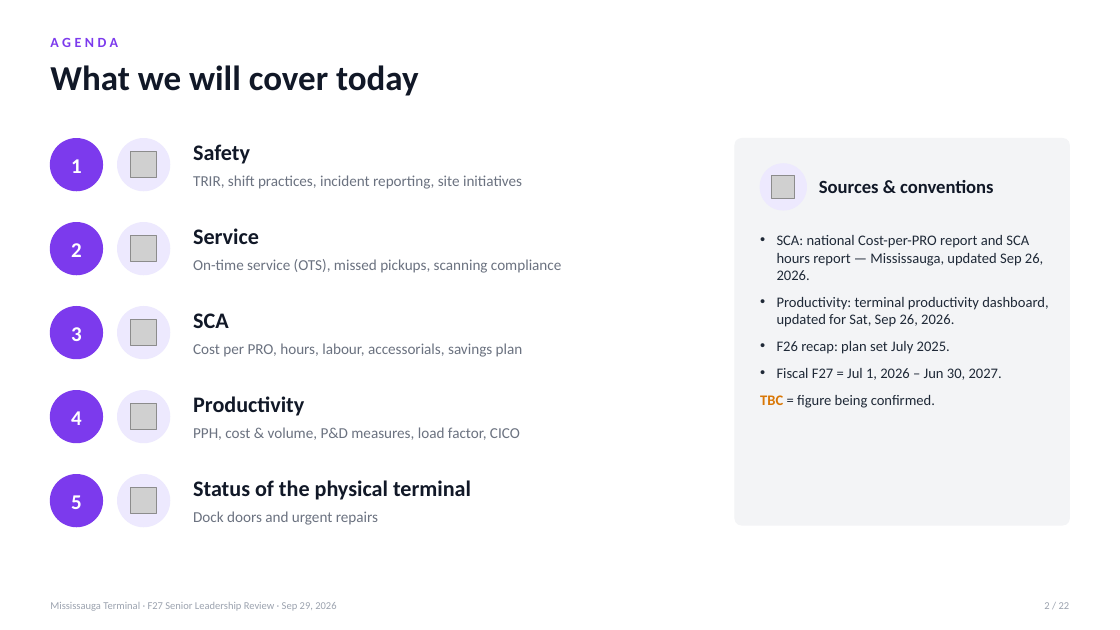
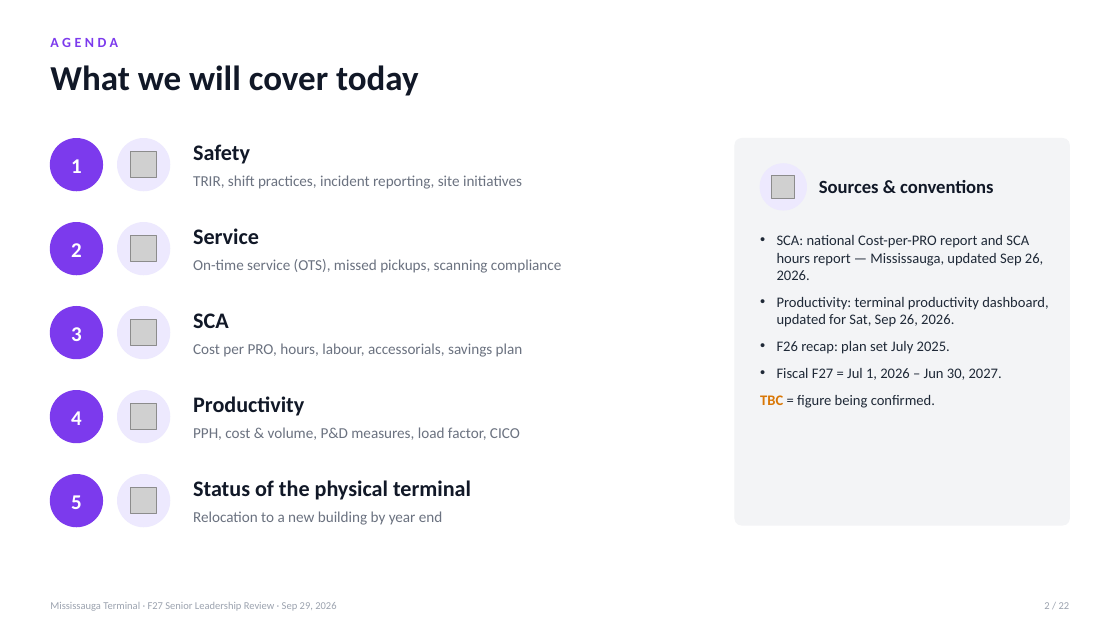
Before and after one commit to FuoriclasseX/mississauga-terminal-f26-cost-transformation-dashboard, a slide deck: slide 2 of presentation/Mississauga_F27_Leadership_Review_Sep29.pptx. Drawn at 1120x630 pixels with LibreOffice and Linux fonts; fonts in the diff are those of the drawing; grey boxes stand for pictures. Boxes give left, top, right and bottom in pixels: in the first picture for what was removed or moved away, otherwise in the second. Text is boxed around its words. In the diff, an @@ line names an element or a change of style, - is before the commit and + after.

```diff
--- a/presentation/Mississauga_F27_Leadership_Review_Sep29.pptx
+++ b/presentation/Mississauga_F27_Leadership_Review_Sep29.pptx
@@ text at (193, 511, 442, 525): text changed @@
-Dock doors and urgent repairs
+Relocation to a new building by year end
```
Also in this commit, not shown: 3 other slides changed, 1 slide added, 1 slide removed.
